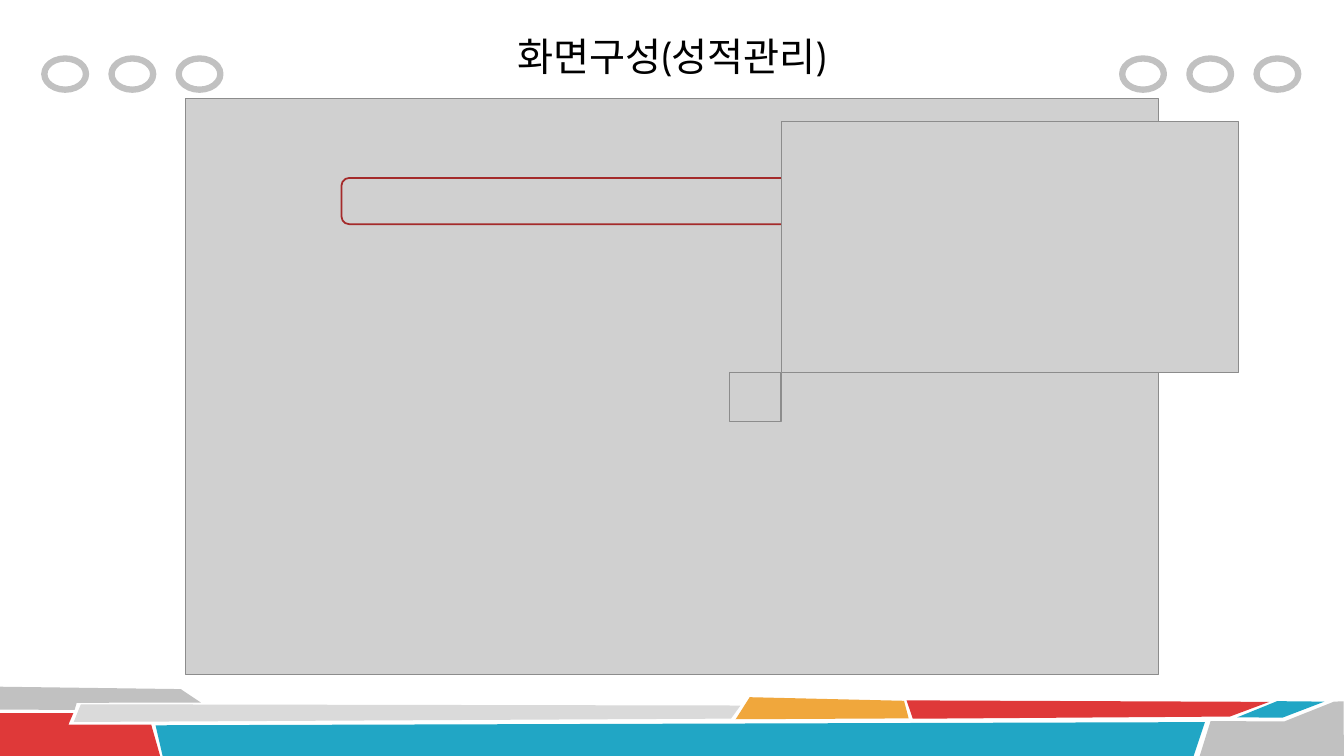
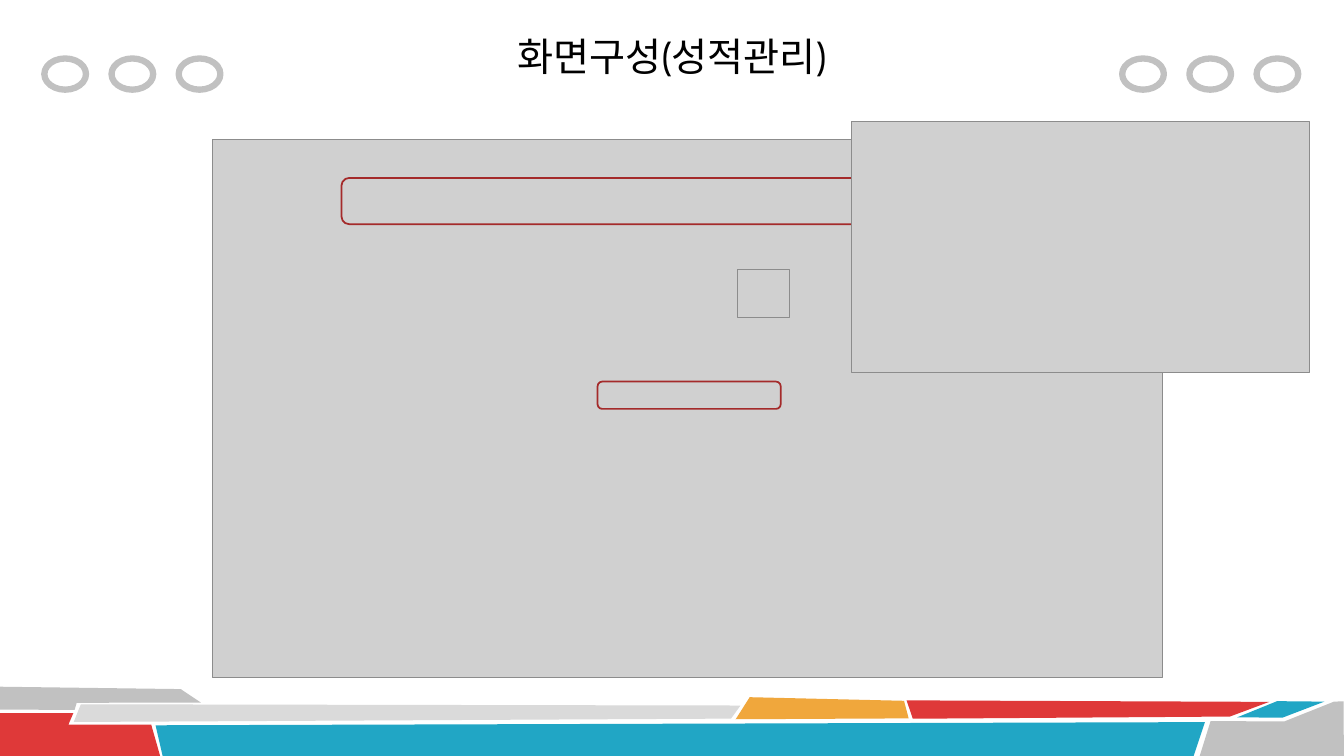
Before and after one commit to shinws9090/shin_student2, a slide deck: slide 13 of document/학생 관리 프로그램2.pptx (slide 10 before the commit). Drawn at 1344x756 pixels with LibreOffice and Linux fonts; fonts in the diff are those of the drawing; grey boxes stand for pictures. Boxes give left, top, right and bottom in pixels: in the first picture for what was removed or moved away, otherwise in the second. Text is boxed around its words. In the diff, an @@ line names an element or a change of style, - is before the commit and + after.

```diff
--- a/document/학생 관리 프로그램2.pptx
+++ b/document/학생 관리 프로그램2.pptx
@@ picture: place and size @@
-picture at [186,99,1159,675]
+picture at [213,140,1163,679]
@@ picture: place and size @@
-picture at [781,122,1239,373]
+picture at [852,122,1310,373]
@@ picture: place and size @@
-picture at [730,373,781,421]
+picture at [738,269,789,318]
@@ rounded rectangle added at [598,382,781,409], outline #A52A2A 1.25 pt @@
```
Also in this commit, not shown: 4 other slides changed, 4 slides added, 1 slide removed.
